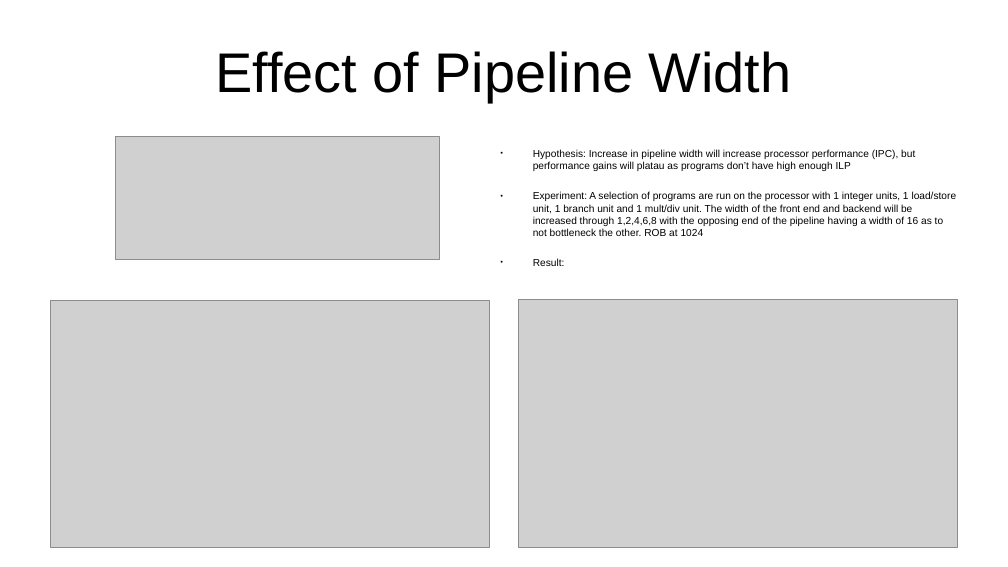
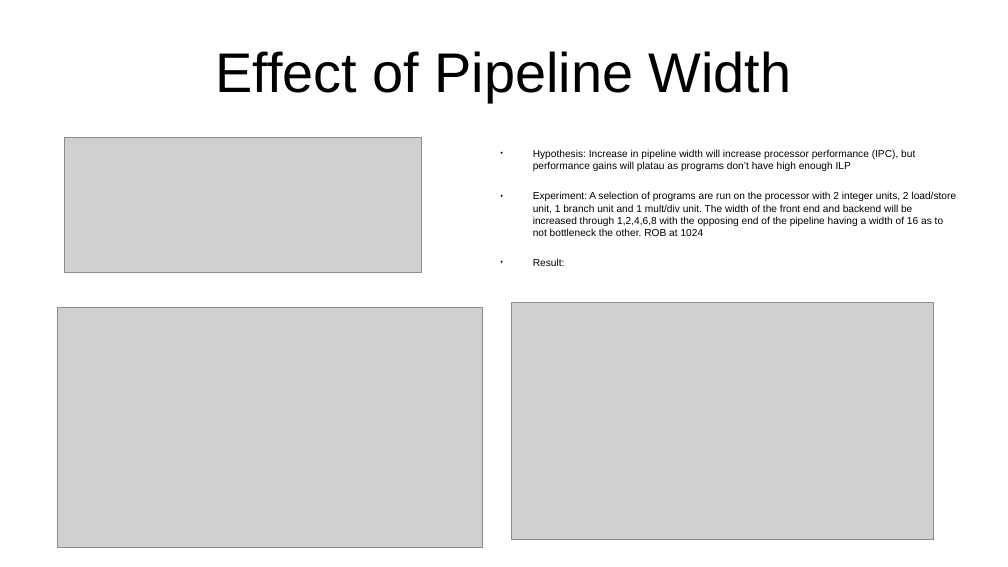
Before and after one commit to dANW34V3R/ACA, a slide deck: slide 4 of slides/slides.odp. Drawn at 1008x567 pixels with LibreOffice and Linux fonts; fonts in the diff are those of the drawing; grey boxes stand for pictures; background and template pictures are left out. Boxes give left, top, right and bottom in pixels: in the first picture for what was removed or moved away, otherwise in the second. Text is boxed around its words. In the diff, an @@ line names an element or a change of style, - is before the commit and + after.

```diff
--- a/slides/slides.odp
+++ b/slides/slides.odp
@@ picture: place and size @@
-picture at (50,301,489,548)
+picture at (65,138,423,273)
@@ text at (533,192,957,236): text changed @@
-● Experiment: A selection of programs are run on the processor with 1 integer units, 1 load/store unit, 1 branch unit and 1 mult/div unit. The width of the front end and backend will be increased through 1,2,4,6,8 with the opposing end of the pipeline having a width of 16 as to not bottleneck the other. ROB at 1024
+● Experiment: A selection of programs are run on the processor with 2 integer units, 2 load/store unit, 1 branch unit and 1 mult/div unit. The width of the front end and backend will be increased through 1,2,4,6,8 with the opposing end of the pipeline having a width of 16 as to not bottleneck the other. ROB at 1024
@@ picture: place and size @@
-picture at (115,137,440,260)
+picture at (58,307,483,547)
@@ picture: place and size @@
-picture at (519,299,958,547)
+picture at (511,303,934,541)
```
Also in this commit, not shown: 14 other files.
